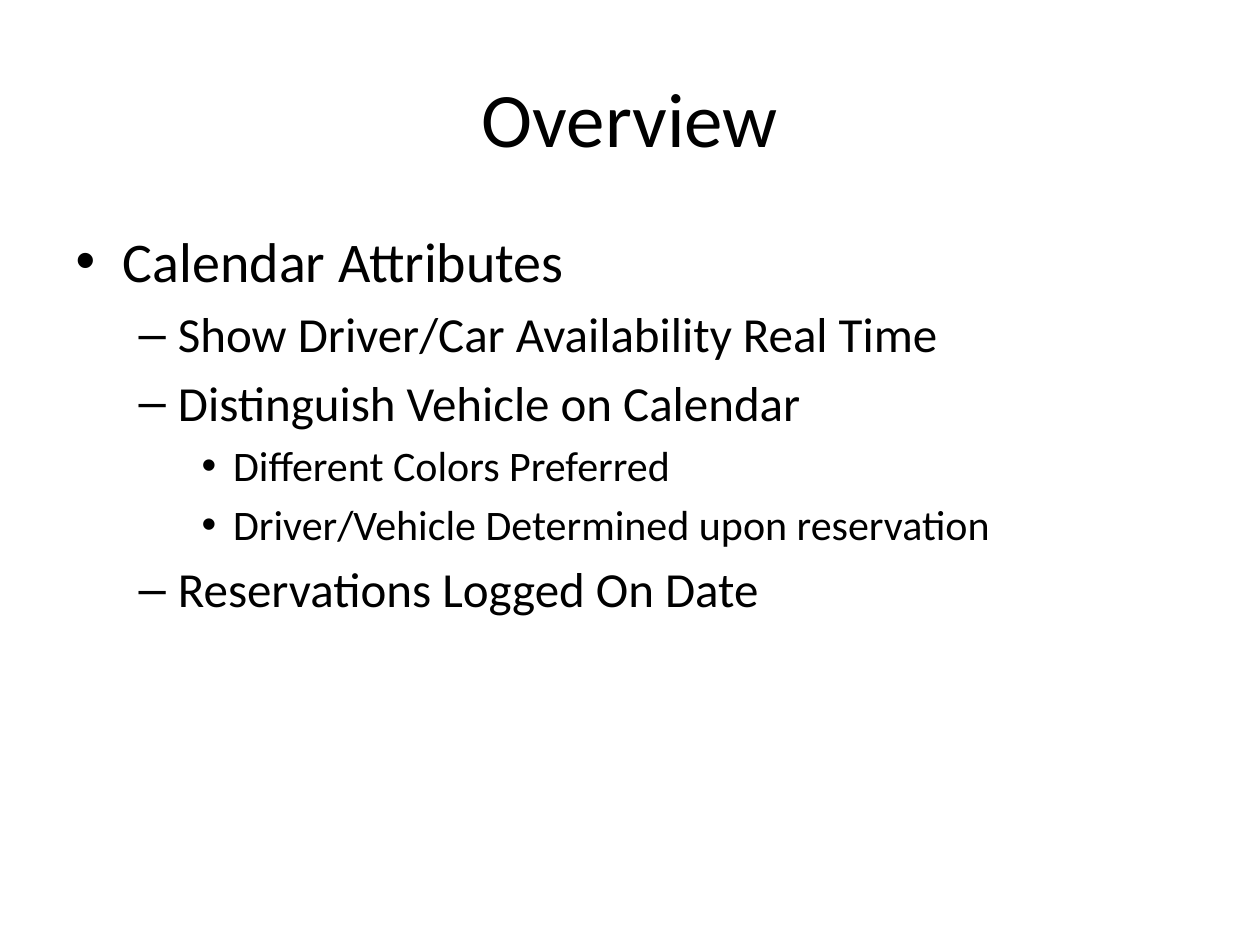
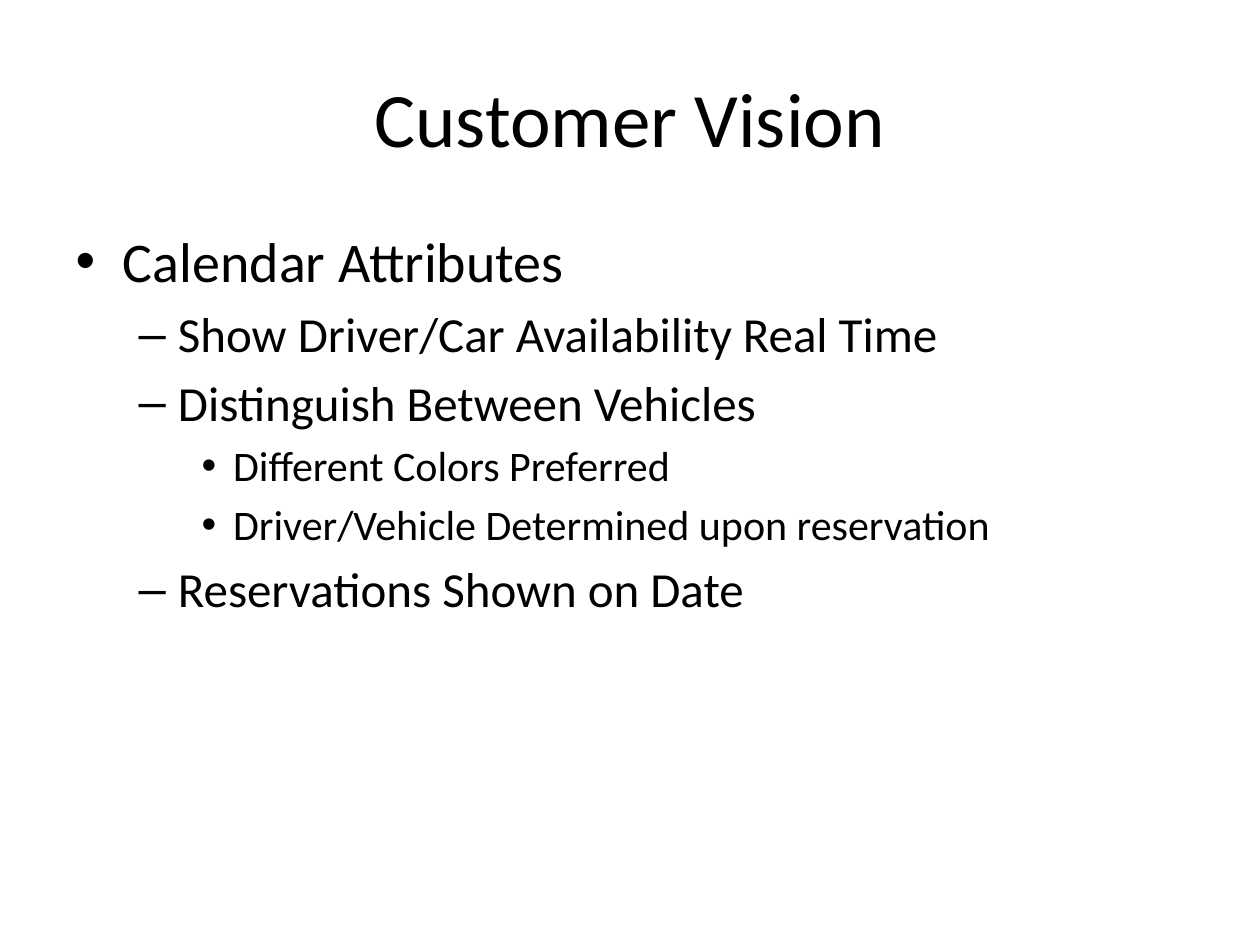
Before and after one commit to telepresencebot2/Transportation-For-Visually-Impaired, a slide deck: slide 4 of Presentation.pptx. Drawn at 1260x945 pixels with LibreOffice and Linux fonts; fonts in the diff are those of the drawing; background and template pictures are left out. Boxes give left, top, right and bottom in pixels: in the first picture for what was removed or moved away, otherwise in the second. Text is boxed around its words. In the diff, an @@ line names an element or a change of style, - is before the commit and + after.

Commit message:
Presentation

```diff
--- a/Presentation.pptx
+++ b/Presentation.pptx
@@ title at box(374, 94, 885, 148): text changed @@
-Overview
+Customer Vision
@@ text at box(178, 387, 756, 430): text changed @@
-  – Distinguish Vehicle on Calendar
+  – Distinguish Between Vehicles
@@ text at box(178, 573, 743, 608): text changed @@
-  – Reservations Logged On Date
+  – Reservations Shown on Date
```
Also in this commit, not shown: 9 other slides changed, 3 slides added.
